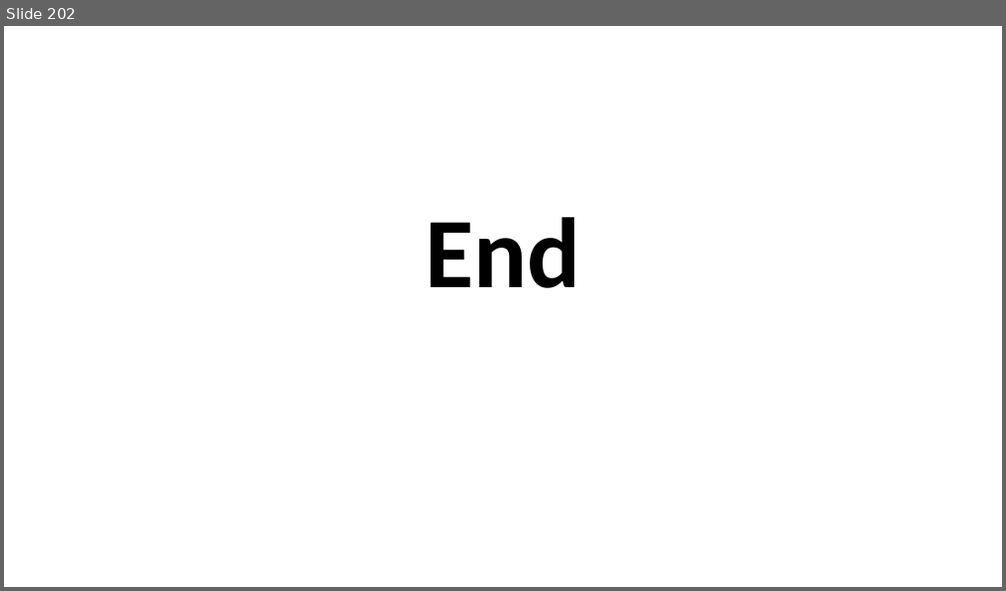
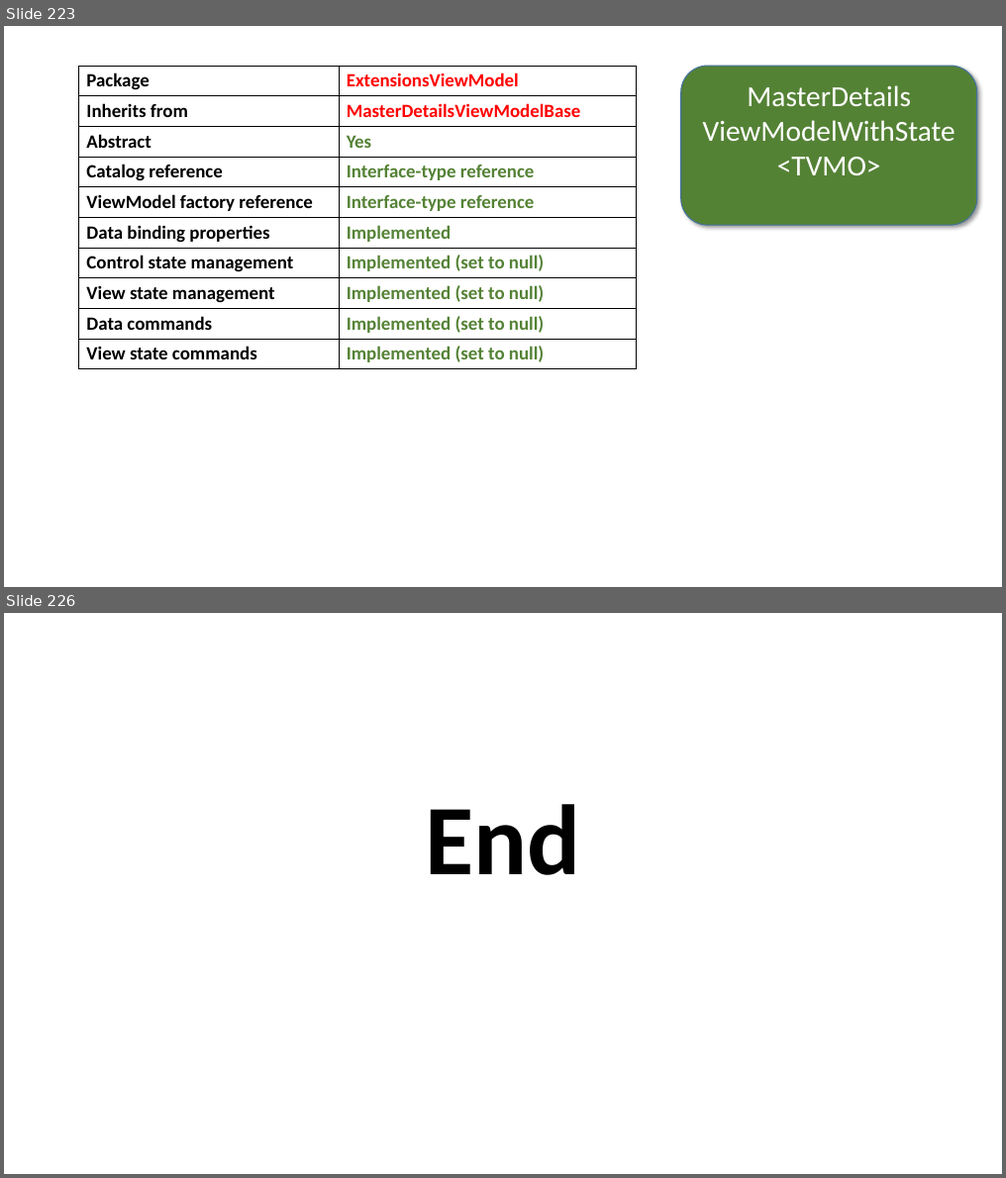
Before and after one commit to perl-easj/Teaching-materials, a slide deck: MVVMStarterDocumentation/MVVMStarter Class Library.pptx. Shown one above the other, each under a label of ours: slide 202 before the commit, slides 223 and 226 after it; the slides between them are not shown. The pictures are 1006x591 and 1006x1178 pixels, drawn with LibreOffice and Linux fonts; fonts in the diff are those of the drawing. Boxes give left, top, right and bottom in pixels: in the first picture for what was removed or moved away, otherwise in the second. Text is boxed around its words. In the diff, an @@ line names an element or a change of style, - is before the commit and + after.

Commit message:
Updated presentation with sections on Domain, Catalog and ViewModel classes
Updated presentation with sections on Domain, Catalog and ViewModel
classes

```diff
--- a/MVVMStarterDocumentation/MVVMStarter Class Library.pptx
+++ b/MVVMStarterDocumentation/MVVMStarter Class Library.pptx
@@ slide 223 added at box(4, 26, 1002, 587), background #FFFFFF @@
@@ table added at box(79, 66, 636, 370), 10 rows, 2 columns @@
+Package | ExtensionsViewModel
+Inherits from | MasterDetailsViewModelBase
+Abstract | Yes
+Catalog reference | Interface-type reference
+ViewModel factory reference | Interface-type reference
+Data binding properties | Implemented
+Control state management | Implemented (set to null)
+View state management | Implemented (set to null)
+Data commands | Implemented (set to null)
+View state commands | Implemented (set to null)
@@ rounded rectangle added at box(681, 66, 977, 225), fill #548235, outline #43739E 1 pt, 28 pt, text #FFFFFF @@
+MasterDetails
+ViewModelWithState
+<TVMO>
@@ what was slide 202 is now slide 226 @@
```
Also in this commit, not shown: 1 slide changed, 23 other slides added, 1 other file.
